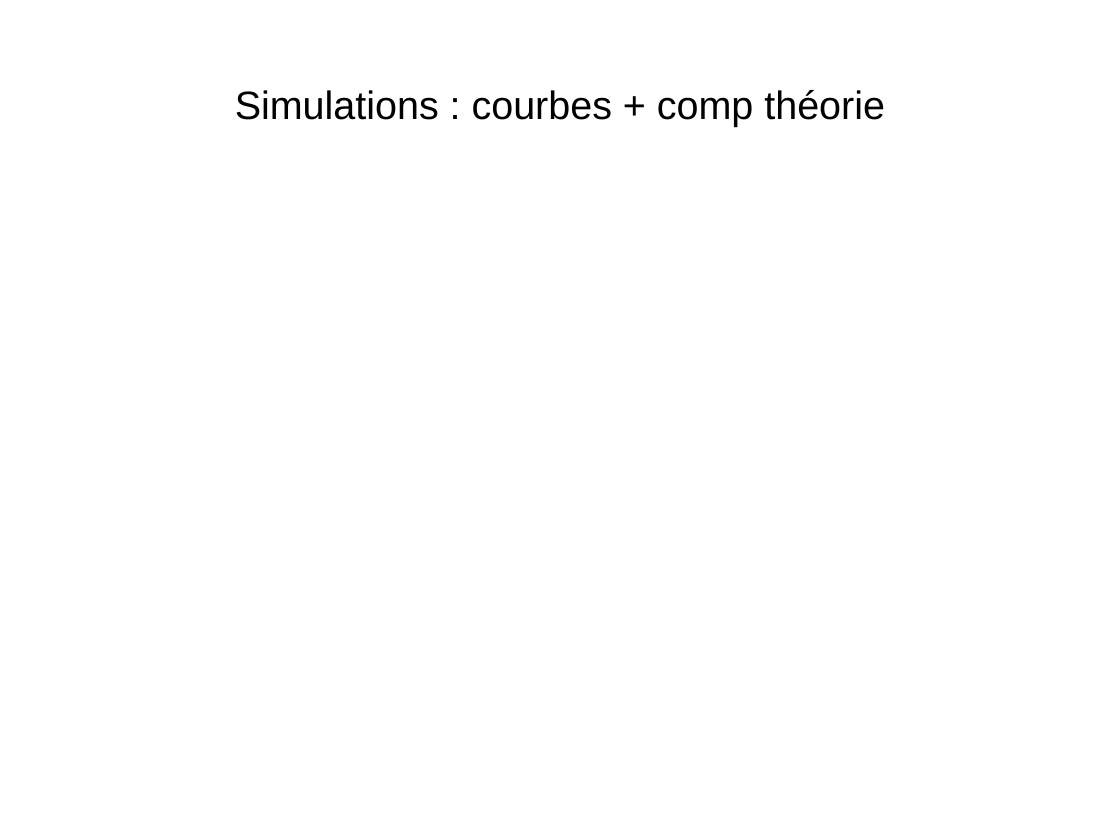
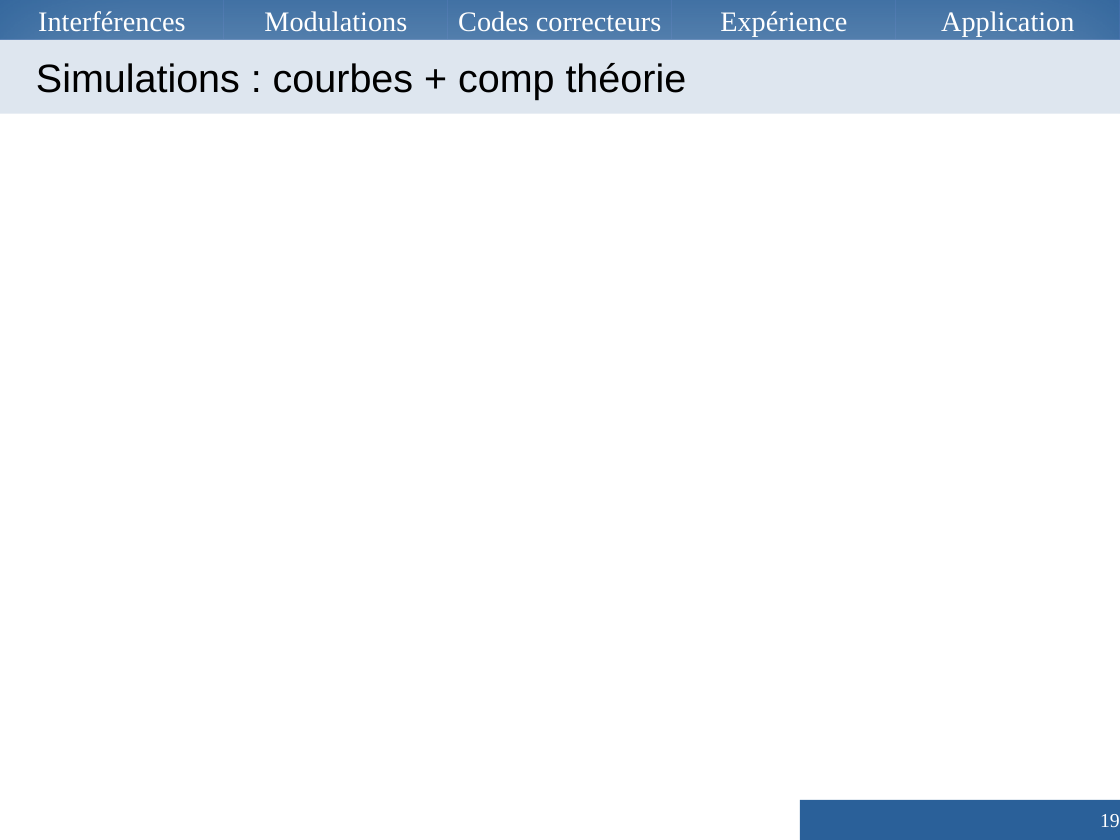
Before and after one commit to Vzrod/tipe, a slide deck: slide 19 of TIPE.odp. Drawn at 1120x840 pixels with LibreOffice and Linux fonts; fonts in the diff are those of the drawing. Boxes give left, top, right and bottom in pixels: in the first picture for what was removed or moved away, otherwise in the second. Text is boxed around its words. In the diff, an @@ line names an element or a change of style, - is before the commit and + after.

```diff
--- a/TIPE.odp
+++ b/TIPE.odp
@@ rectangle added at <box>0,0,224,40</box>, fill #2A6099, outline #3465A4 0 pt, 20 pt, text #FFFFFF @@
+Interférences
@@ rectangle added at <box>224,0,447,40</box>, fill #2A6099, outline #3465A4 0 pt, 20 pt, text #FFFFFF @@
+Modulations
@@ rectangle added at <box>448,0,672,40</box>, fill #2A6099, outline #3465A4 0 pt, 20 pt, text #FFFFFF @@
+Codes correcteurs
@@ rectangle added at <box>672,0,895,40</box>, fill #2A6099, outline #3465A4 0 pt, 20 pt, text #FFFFFF @@
+Expérience
@@ rectangle added at <box>896,0,1120,40</box>, fill #2A6099, outline #3465A4 0 pt, 20 pt, text #FFFFFF @@
+Application
@@ title "Simulations : courbes + comp ...": place and size @@
-title "Simulations : courbes + comp ..." at <box>235,90,885,127</box>
+title "Simulations : courbes + comp ..." at <box>0,40,1120,114</box>
@@ title "Simulations : courbes + comp ..." at <box>0,40,1120,114</box>: alignment centre to left; indent changed; fill none to #DEE6EF; shadow on @@
@@ page number added at <box>800,800,1120,839</box>, fill #2A6099, 14 pt, text #FFFFFF @@
+19
```
Also in this commit, not shown: 21 other slides changed, 2 slides added, 2 slides removed, 7 other files.
